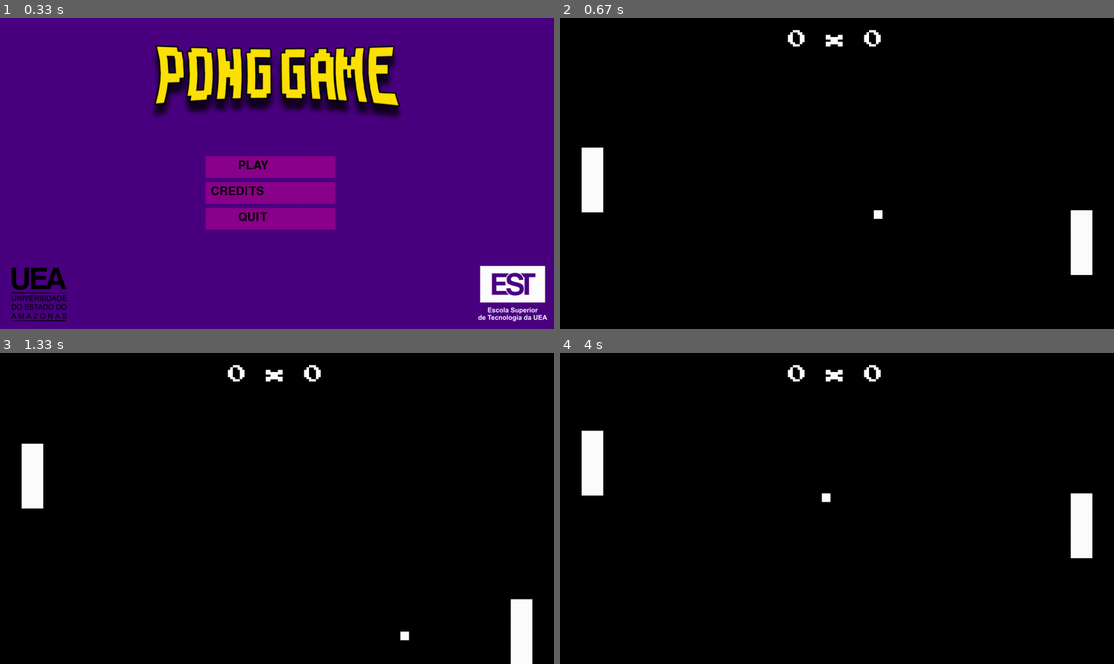
Above: before the commit, frames 1-4 (two rows, left to right).
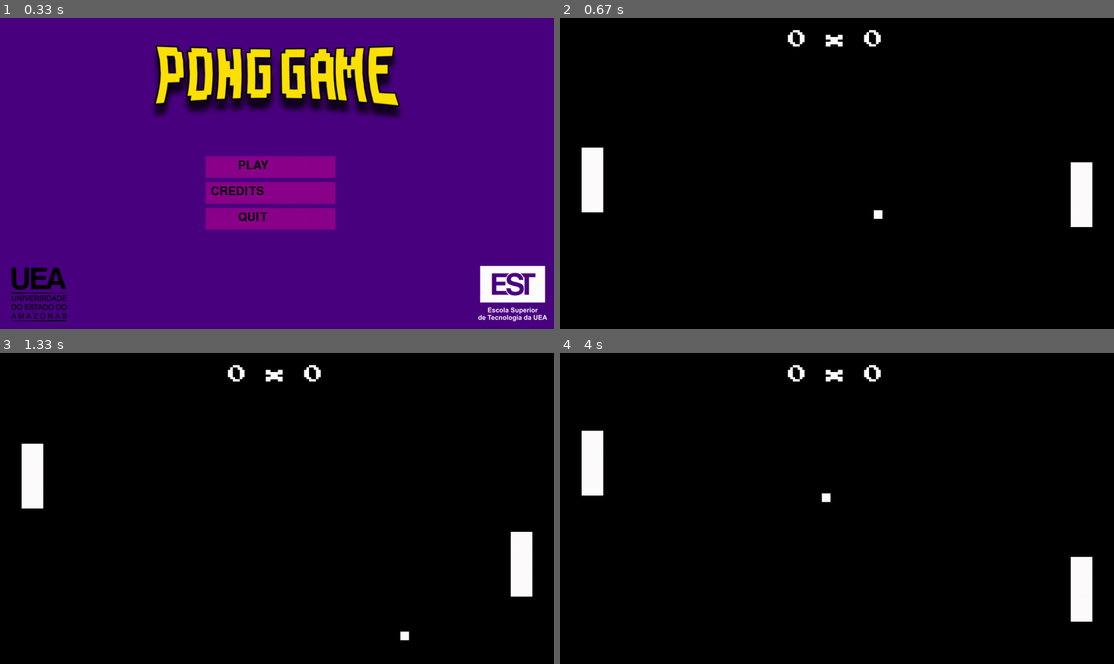
Above: after the commit, the same moments.

Repository: ghffadel/estcmp060
Game: pygame game, started from Activity #04/game.py
Two runs of this game, one before a commit and one after it. Both use one fixed random seed, a clock stepped at 60 frames per second and the inputs below.
Inputs (mouse positions are in pixels of both pictures, inside the frame that each line leads up to):
- Up to frame 1 (0.33 s): no input
- Up to frame 2 (0.67 s): click "PLAY" at 0.38 s
- Up to frame 3 (1.33 s): hold Up 0.67-1.13 s; move the mouse to (254, 520) at 0.7 s; hold Down from 1.17 s (still down)
- Up to frame 4 (4 s): release Down at 1.47 s; hold Up 1.5-1.87 s; hold Down 1.9-2.27 s; hold Up 2.3-2.6 s; hold Down 2.63-2.93 s; hold Up 2.97-3.33 s; hold Down 3.37-3.73 s; hold Up from 3.77 s (still down)

Frame 1 is identical in both runs. In frame 2, 1.2% of the frame differs, in the area x 92-97%, y 46-83%; in frame 3, 1.7%, in the area x 92-97%, y 57-100%; in frame 4, 1.7%.

Commit message:
invincible AI fix

Diff:
--- a/Activity #04/game.py
+++ b/Activity #04/game.py
@@ -325,7 +325,10 @@
                 rect_player_1.y = 570
 
             # player 2 "Artificial Intelligence"
-            rect_player_2.y = rect_ball.y
+            if rect_player_2.top < rect_ball.y:
+                rect_player_2.top += 2
+            if rect_player_2.bottom > rect_ball.y and rect_player_2.top > rect_ball.y:
+                rect_player_2.bottom -= 2
             if rect_player_2.y <= 0:
                 rect_player_2.y = 0
             elif rect_player_2.y >= 570:
